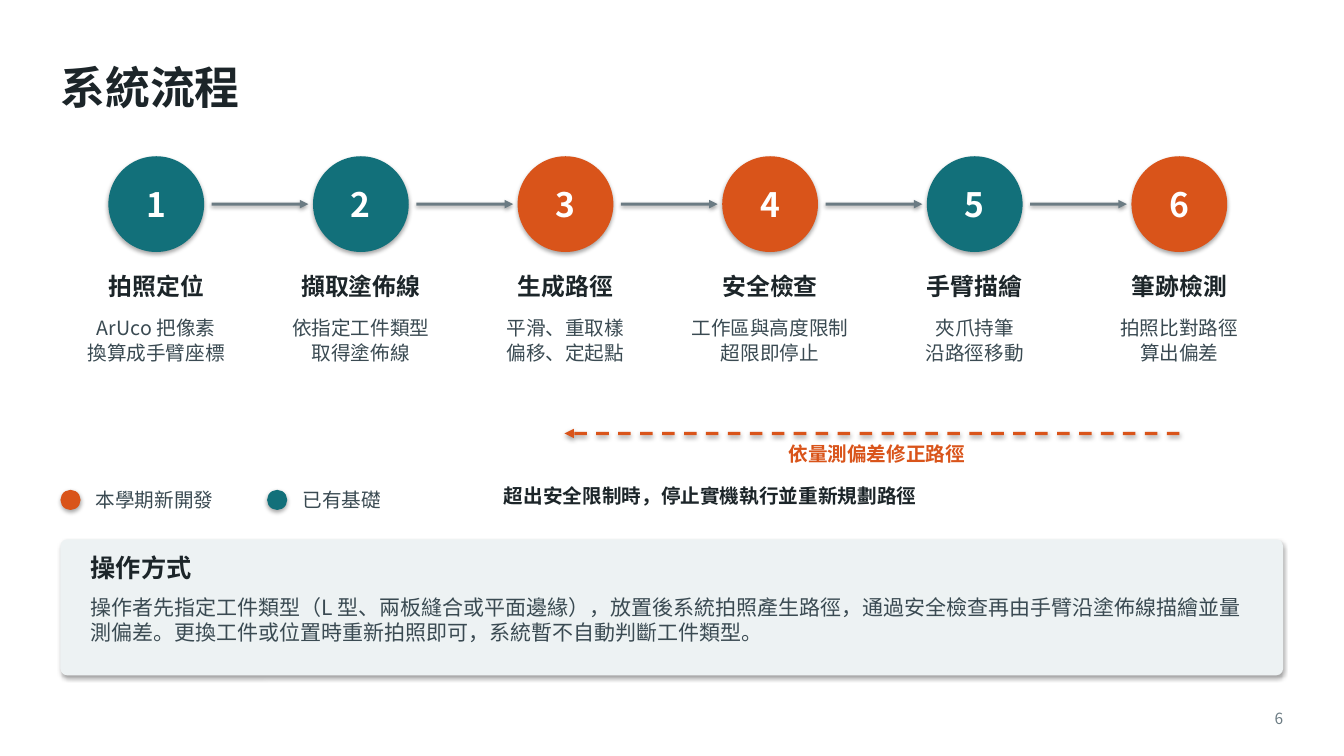
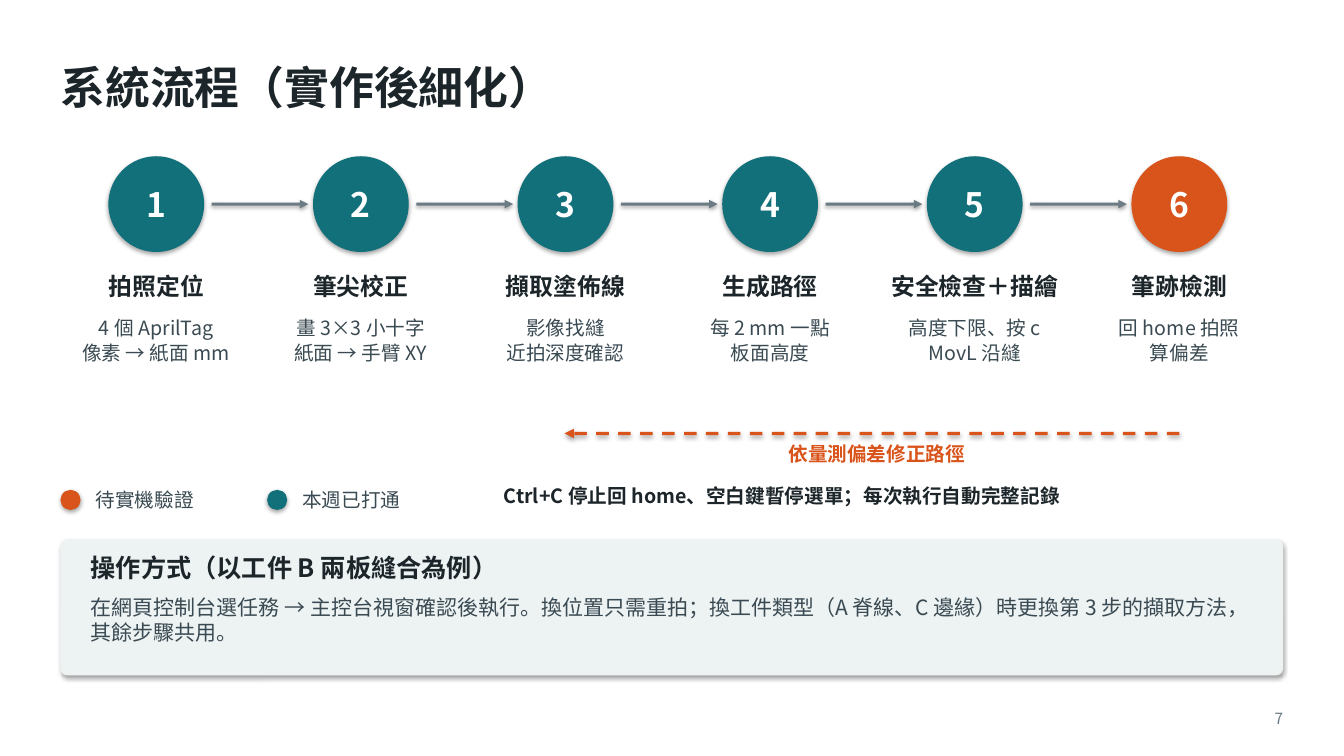
Before and after one commit to Rayyang800/PBL-path-planning, a slide deck: slide 7 of PBL專題規劃報告_三種工件版.pptx (slide 6 before the commit). Drawn at 1344x756 pixels with LibreOffice and Linux fonts; fonts in the diff are those of the drawing. Boxes give left, top, right and bottom in pixels: in the first picture for what was removed or moved away, otherwise in the second. Text is boxed around its words. In the diff, an @@ line names an element or a change of style, - is before the commit and + after.

```diff
--- a/PBL專題規劃報告_三種工件版.pptx
+++ b/PBL專題規劃報告_三種工件版.pptx
@@ title at [60,65,553,109]: text changed @@
-系統流程
+系統流程（實作後細化）
@@ ellipse "3" at [517,156,613,252]: fill #D9541A to #12707A @@
@@ ellipse "4" at [722,156,818,252]: fill #D9541A to #12707A @@
@@ text at [313,274,408,297]: text changed @@
-擷取塗佈線
+筆尖校正
@@ text at [506,274,625,297]: text changed @@
-生成路徑
+擷取塗佈線
@@ text at [722,274,817,297]: text changed @@
-安全檢查
+生成路徑
@@ text at [891,274,1058,297]: text changed @@
-手臂描繪
+安全檢查＋描繪
@@ text at [82,319,230,362]: text changed @@
-ArUco 把像素
-換算成手臂座標
+4 個 AprilTag
+像素 → 紙面 mm
@@ text at [294,318,428,362]: text changed @@
-依指定工件類型
-取得塗佈線
+畫 3×3 小十字
+紙面 → 手臂 XY
@@ text at [506,318,624,362]: text changed @@
-平滑、重取樣
-偏移、定起點
+影像找縫
+近拍深度確認
@@ text at [710,318,830,362]: text changed @@
-工作區與高度限制
-超限即停止
+每 2 mm 一點
+板面高度
@@ text at [909,318,1041,362]: text changed @@
-夾爪持筆
-沿路徑移動
+高度下限、按 c
+MovL 沿縫
@@ text at [1119,318,1239,362]: text changed @@
-拍照比對路徑
-算出偏差
+回 home 拍照
+算偏差
@@ text at [96,490,194,509]: text changed @@
-本學期新開發
+待實機驗證
@@ text at [302,490,400,509]: text changed @@
-已有基礎
+本週已打通
@@ text at [504,486,1060,507]: text changed @@
-超出安全限制時，停止實機執行並重新規劃路徑
+Ctrl+C 停止回 home、空白鍵暫停選單；每次執行自動完整記錄
@@ text at [91,555,497,580]: text changed @@
-操作方式
+操作方式（以工件 B 兩板縫合為例）
@@ text at [91,597,1249,642]: text changed @@
-操作者先指定工件類型（L 型、兩板縫合或平面邊緣），放置後系統拍照產生路徑，通過安全檢查再由手臂沿塗佈線描繪並量測偏差。更換工件或位置時重新拍照即可，系統暫不自動判斷工件類型。
+在網頁控制台選任務 → 主控台視窗確認後執行。換位置只需重拍；換工件類型（A 脊線、C 邊緣）時更換第 3 步的擷取方法，其餘步驟共用。
@@ page number at [1275,712,1284,724]: text changed @@
-6
+7
```
Also in this commit, not shown: 13 other slides changed, 10 slides added, 1 slide removed, 16 other files.
